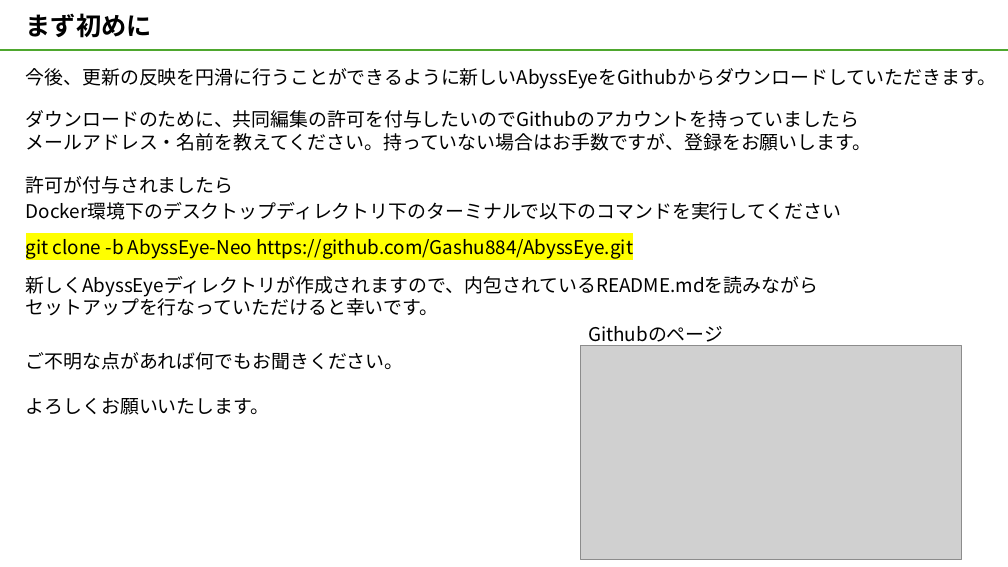
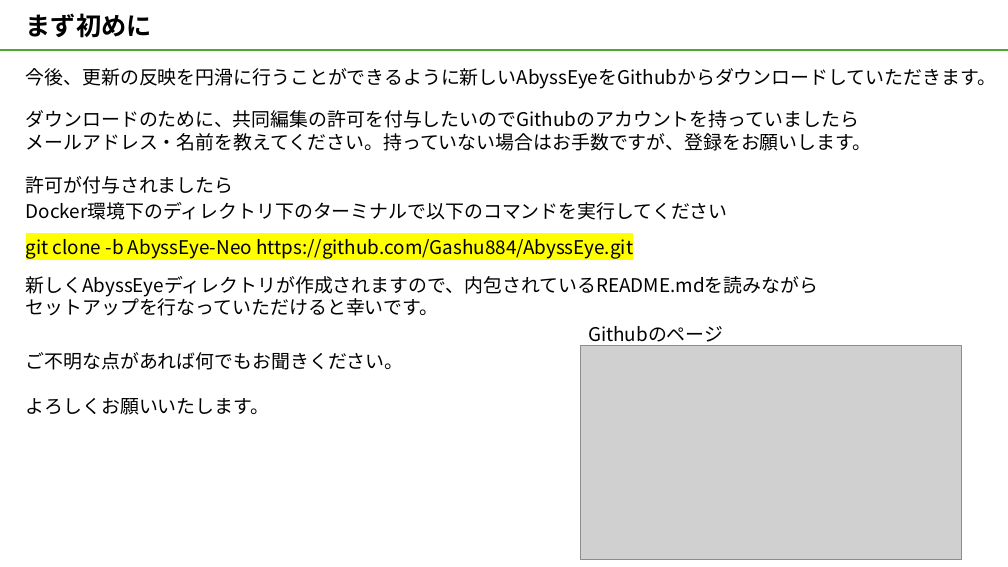
Before and after one commit to ikeda042/AbyssEye, a slide deck: slide 1 of AbyssEye_manual.pptx. Drawn at 1008x567 pixels with LibreOffice and Linux fonts; fonts in the diff are those of the drawing; grey boxes stand for pictures. Boxes give left, top, right and bottom in pixels: in the first picture for what was removed or moved away, otherwise in the second. Text is boxed around its words. In the diff, an @@ line names an element or a change of style, - is before the commit and + after.

```diff
--- a/AbyssEye_manual.pptx
+++ b/AbyssEye_manual.pptx
@@ text at (26, 202, 728, 220): text changed @@
-Docker環境下のデスクトップディレクトリ下のターミナルで以下のコマンドを実行してください
+Docker環境下のディレクトリ下のターミナルで以下のコマンドを実行してください
```
Also in this commit, not shown: 1 other file.
